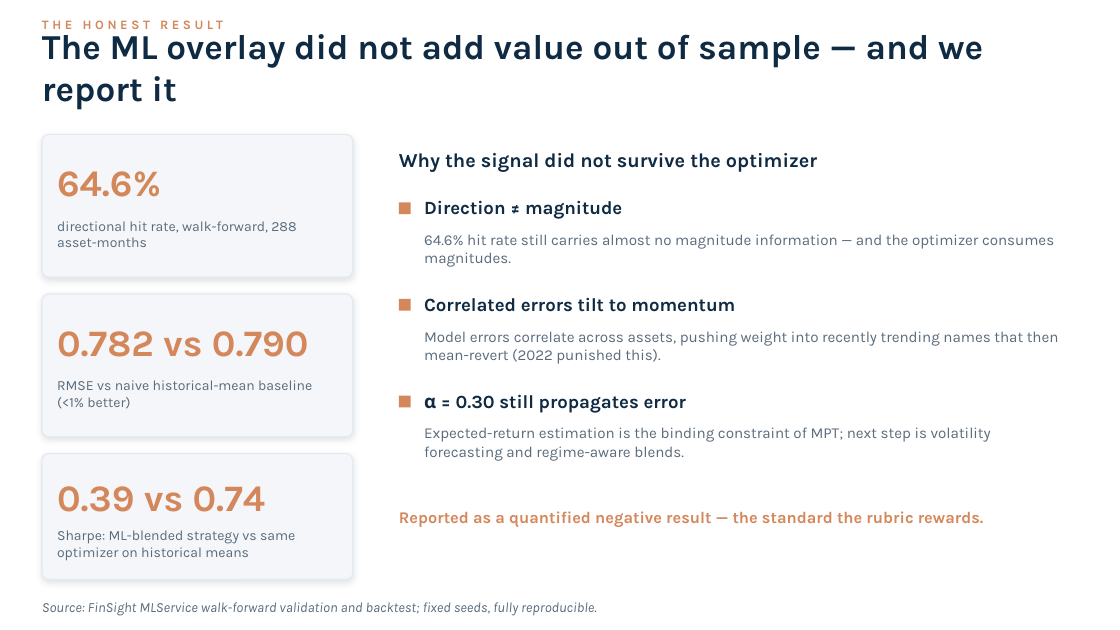
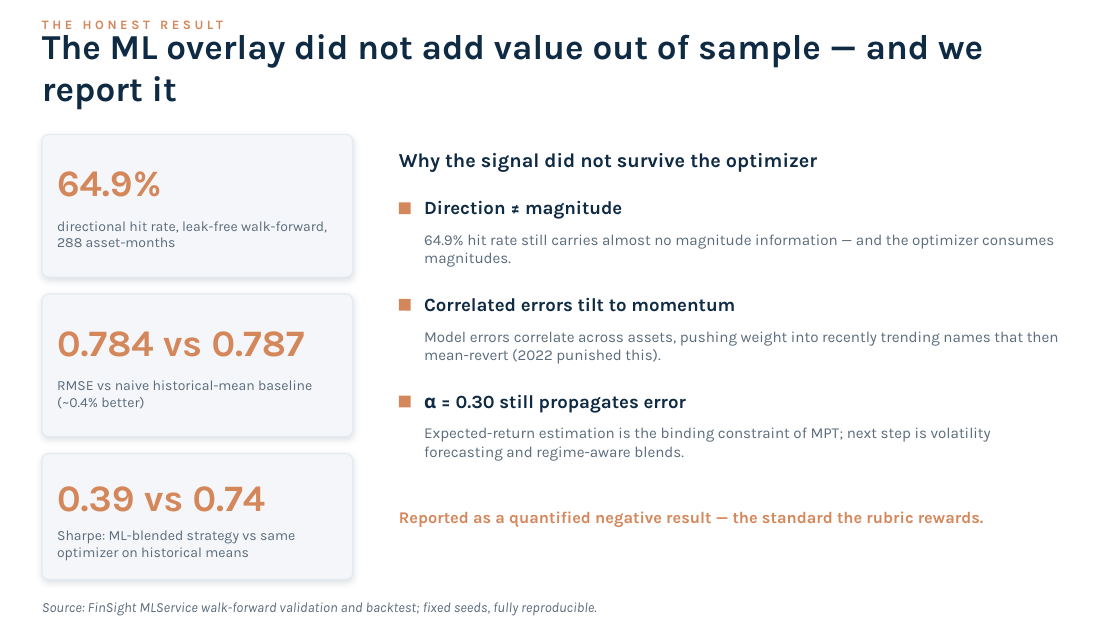
Before and after one commit to fyptesting2005-hash/s236603_COM3115Project, a slide deck: slide 8 of docs/COM3115_Final_Presentation.pptx. Drawn at 1120x630 pixels with LibreOffice and Linux fonts; fonts in the diff are those of the drawing. Boxes give left, top, right and bottom in pixels: in the first picture for what was removed or moved away, otherwise in the second. Text is boxed around its words. In the diff, an @@ line names an element or a change of style, - is before the commit and + after.

Commit message:
Quality pass (frontend+docs): ErrorBoundary, Compliance log tab, fetch timeout, MarketView loading; corrected leak-free walk-forward numbers (64.9% hit, 0.784 vs 0.787) across report/deck/script; README+checklist consistency

```diff
--- a/docs/COM3115_Final_Presentation.pptx
+++ b/docs/COM3115_Final_Presentation.pptx
@@ text at bbox=[57, 171, 161, 197]: text changed @@
-64.6%
+64.9%
@@ text at bbox=[57, 221, 327, 247]: text changed @@
-directional hit rate, walk-forward, 288 asset-months
+directional hit rate, leak-free walk-forward, 288 asset-months
@@ text at bbox=[424, 234, 1054, 267]: text changed @@
-64.6% hit rate still carries almost no magnitude information — and the optimizer consumes magnitudes.
+64.9% hit rate still carries almost no magnitude information — and the optimizer consumes magnitudes.
@@ text at bbox=[57, 331, 305, 357]: text changed @@
-0.782 vs 0.790
+0.784 vs 0.787
@@ text at bbox=[57, 380, 312, 409]: text changed @@
-RMSE vs naive historical-mean baseline (<1% better)
+RMSE vs naive historical-mean baseline (~0.4% better)
```
Also in this commit, not shown: 2 other slides changed, 14 other files.
